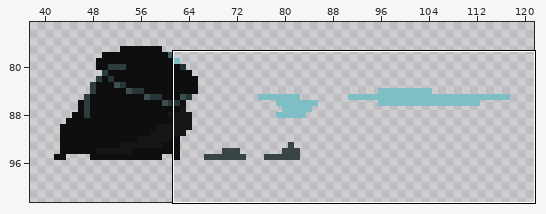
Two states of a pixel-art file, Assets/DARK Series Mega Pack 1/DARK - Enemy Pack 2/Dagger Mush/Dagger Mushroom 1.aseprite. Above: a wide view before the commit, with the close-up outlined.
Close-up. Before the commit:
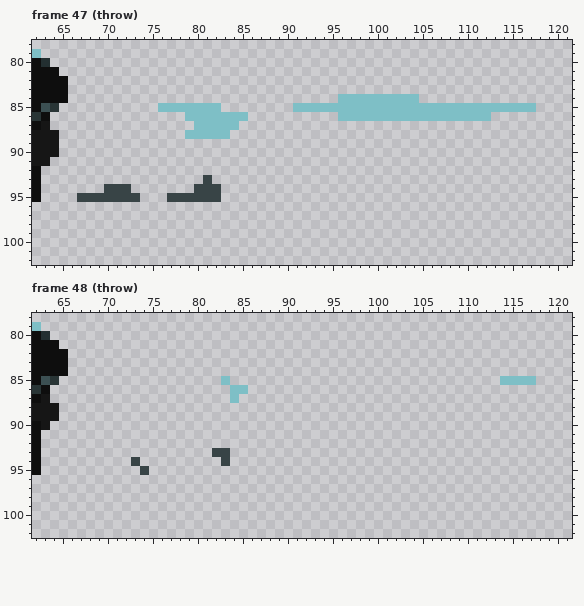
192x192 pixels, 63 frames. Shown: frame 47 (throw): x 62..121, y 78..102; frame 48 (throw): x 62..121, y 78..102. The wide view leaves out empty margins.
Now the later version:
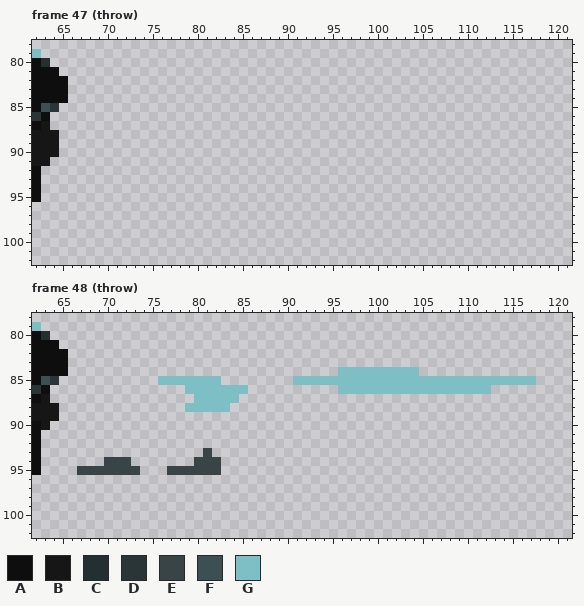
Palette (. is transparent): A #0e0e0e  B #161616  C #232f31  D #293536  E #384446  F #3c5053  G #7ebfc6
Diff:
--- frame 47 (throw), layer "VFX"
@@ x 62..121 @@
  83 AAAA........................................................
- 84 AAAA..............................GGGGGGGGG.................
- 85 AFD...........GGGGGGG........GGGGGGGGGGGGGGGGGGGGGGGGGGG....
- 86 DA...............GGGGGGG..........GGGGGGGGGGGGGGGGG.........
- 87 AB................GGGGG.....................................
- 88 BBB..............GGGGG......................................
+ 84 AAAA........................................................
+ 85 AFD.........................................................
+ 86 DA..........................................................
+ 87 AB..........................................................
+ 88 BBB.........................................................
  89 BBB.........................................................
@@ x 65..84 @@
  92 ....................
- 93 ................E...
- 94 .....EEE.......EEE..
- 95 ..EEEEEEE...EEEEEE..
+ 93 ....................
+ 94 ....................
+ 95 ....................
  96 ....................
--- frame 48 (throw), layer "VFX"
@@ x 74..115 @@
  83 ..........................................
- 84 ..........................................
- 85 .........G..............................GG
- 86 ..........GG..............................
- 87 ..........G...............................
- 88 ..........................................
+ 84 ......................GGGGGGGGG...........
+ 85 ..GGGGGGG........GGGGGGGGGGGGGGGGGGGGGGGGG
+ 86 .....GGGGGGG..........GGGGGGGGGGGGGGGGG...
+ 87 ......GGGGG...............................
+ 88 .....GGGGG................................
  89 ..........................................
@@ x 65..85 @@
  92 .....................
- 93 .................EE..
- 94 ........E.........E..
- 95 .........E...........
+ 93 ................E....
+ 94 .....EEE.......EEE...
+ 95 ..EEEEEEE...EEEEEE...
  96 .....................
Boxes around the changes in both close-ups, in picture pixels (x1, y1, x2, y2):
erased: (293, 94, 536, 121)
erased: (158, 103, 248, 139)
erased: (167, 175, 221, 202)
erased: (77, 184, 140, 202)
added: (293, 367, 500, 394)
changed: (158, 376, 230, 412)
changed: (77, 448, 230, 475)
